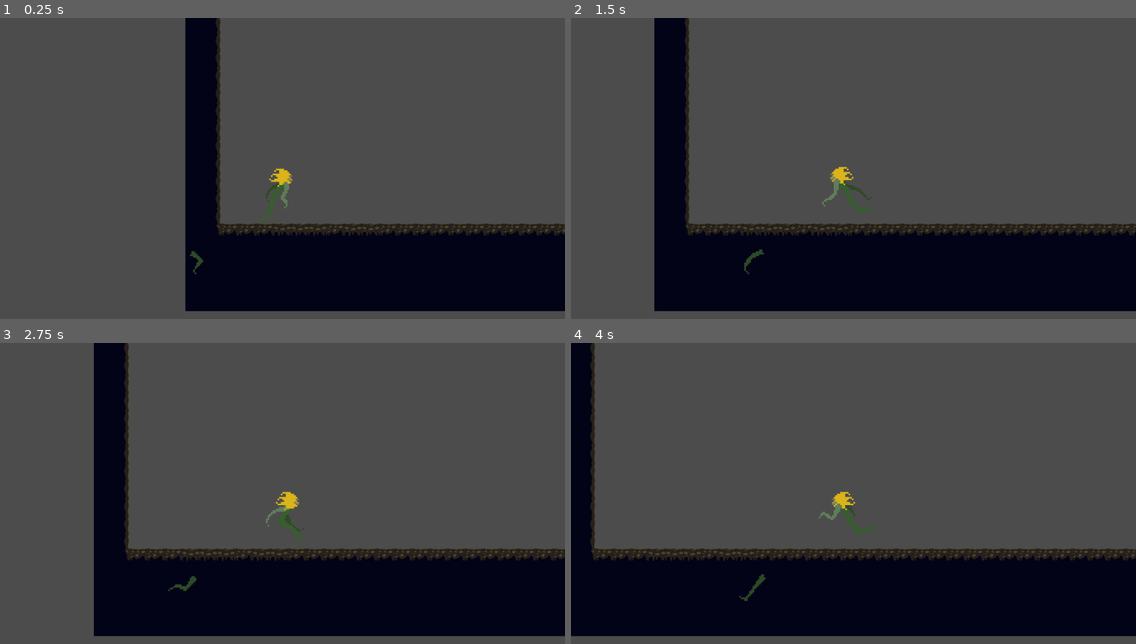
Above: before the commit, frames 1-4 (two rows, left to right).
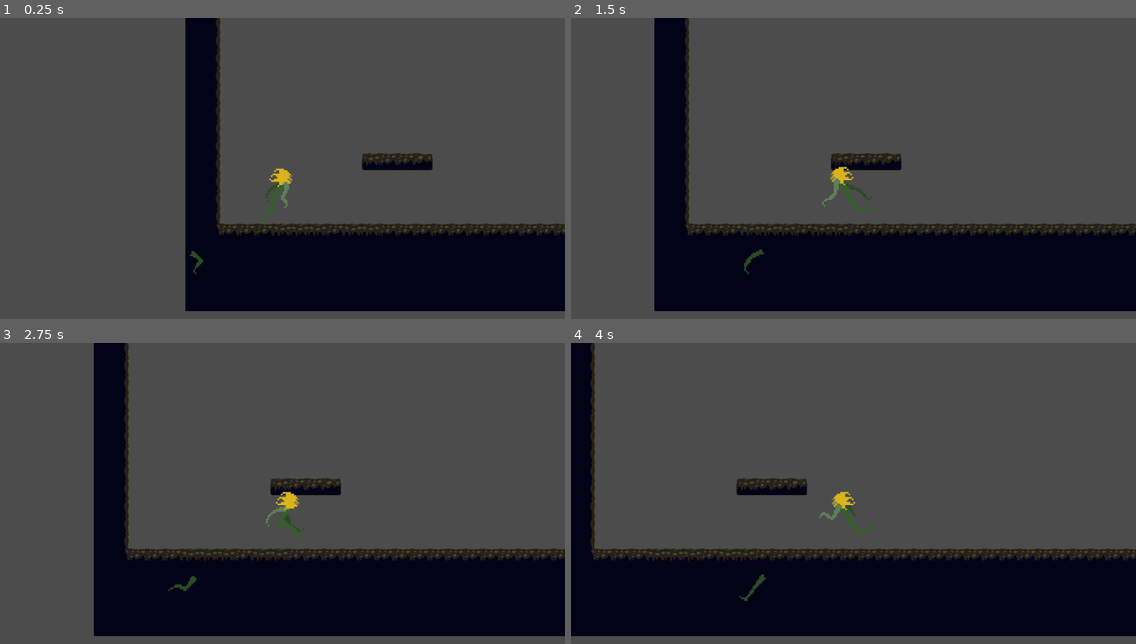
Above: after the commit, the same moments.

Repository: SpencerClark5/Bloom
Game: Godot game, scene res://Scenes/Game.tscn
The game is run twice, just before and just after one commit, with the same random seed, the same clock (stepped at 60 frames per second) and the same inputs.
Inputs:
- Up to frame 1 (0.25 s): no input
- Up to frame 2 (1.5 s): tap Enter at 0.5 s; hold D (Right) 0.53-1.28 s; tap P (Plant) at 0.6, 1.35 s; tap Space (Jump) at 0.77 s; hold A (Left) from 1.28 s (still down)
- Up to frame 3 (2.75 s): tap Space (Jump) at 1.52 s; release A (Left) at 2.03 s; hold D (Right) from 2.03 s (still down); tap P (Plant) at 2.1 s
- Up to frame 4 (4 s): tap P (Plant) at 2.85, 3.6 s; tap Space (Jump) at 3.02, 3.77 s; release D (Right) at 3.53 s; hold A (Left) from 3.53 s (still down)

The runs differ from the first frame. In frame 1, 0.7% of the frame differs, in the area x 64-77%, y 44-51%; in frame 2, 0.7%; in frame 3, 0.7%; in frame 4, 0.7%.
Error in both runs: Attempt to call function 'get_position' in base 'null instance' on a null instance. (res://Scripts/GameScript.gd:20)

Commit message:
Player scene

Diff:
--- a/BloomGame/Scenes/Game.tscn
+++ b/BloomGame/Scenes/Game.tscn
@@ -35,7 +35,7 @@
 cell_size = Vector2( 32, 32 )
 show_collision = true
 format = 1
-tile_data = PoolIntArray( -2621457, 2, 0, -2621456, 2, 0, -2 …(17695 unchanged characters)… 65435, 0, 0, 65519, 2, 0, 65520, 13, 0, 17, 8, 0, 18, 6, 0, 19, 6, 0, 20, 6, 0,  …(8629 unchanged characters)…
+tile_data = PoolIntArray( -2621457, 2, 0, -2621456, 2, 0, -2 …(17695 unchanged characters)… 65435, 0, 0, 65519, 2, 0, 65520, 13, 0, 65529, 10, 0, 65530, 11, 0, 65531, 11, 0, 65532, 12, 0, 17, 8, 0, 18, 6, 0, 19, 6, 0, 20, 6, 0,  …(8629 unchanged characters)…
 
 [node name="Flora" parent="floor" instance=ExtResource( 4 )]
 position = Vector2( -470, 119 )
--- a/BloomGame/Scenes/WalkTest.tscn
+++ b/BloomGame/Scenes/WalkTest.tscn
@@ -107,6 +107,7 @@
 scale = Vector2( 2.6289, 2.72266 )
 frames = SubResource( 1 )
 animation = "Jump"
+frame = 4
 speed_scale = 4.0
 
 [node name="CollisionShape2D" type="CollisionPolygon2D" parent="."]
